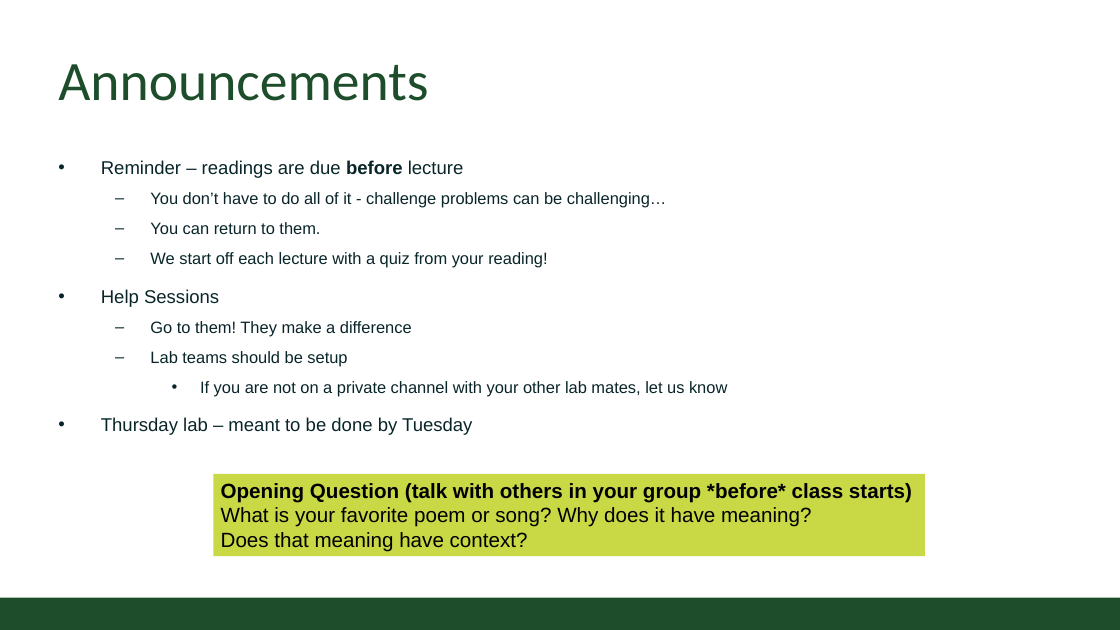
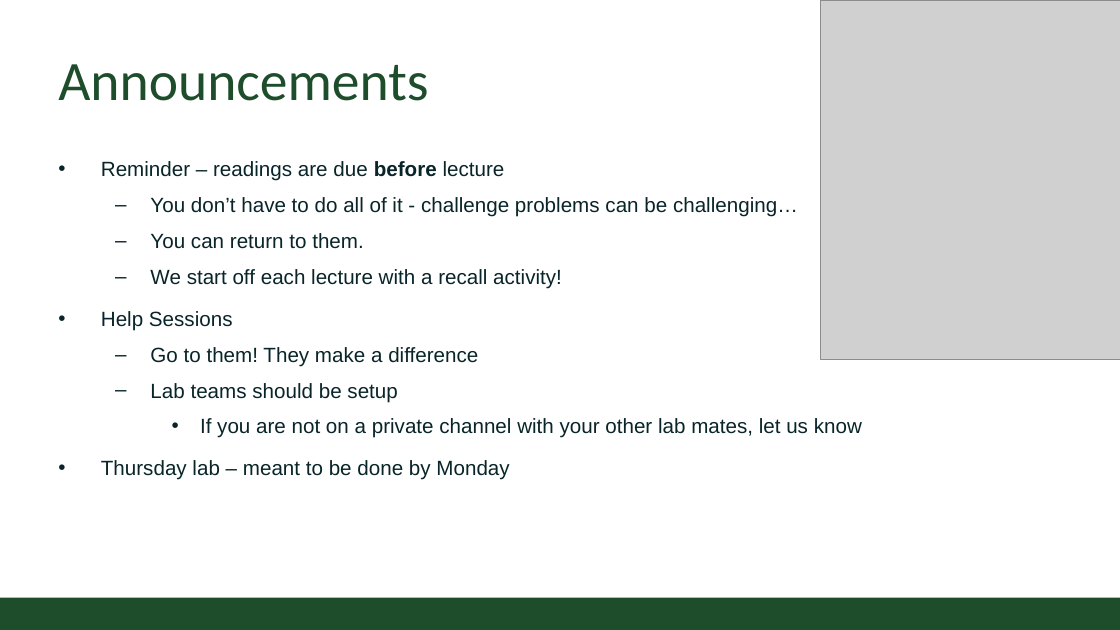
Before and after one commit to CSU-CompSci-CS163-4/Handouts, a slide deck: slide 2 of slides/On-Campus/02_03_CharactersAndStrings.pptx. Drawn at 1120x630 pixels with LibreOffice and Linux fonts; fonts in the diff are those of the drawing; grey boxes stand for pictures; background and template pictures are left out. Boxes give left, top, right and bottom in pixels: in the first picture for what was removed or moved away, otherwise in the second. Text is boxed around its words. In the diff, an @@ line names an element or a change of style, - is before the commit and + after.

Commit message:
Updated lecture

```diff
--- a/slides/On-Campus/02_03_CharactersAndStrings.pptx
+++ b/slides/On-Campus/02_03_CharactersAndStrings.pptx
@@ picture added at [821,0,1120,359] @@
@@ text at [101,161,862,438]: size 18 to 20 pt in "Reminder – readings are due before lecture", "Help Sessions"; size 16 to 20 pt in "You don’t have to do all of ...", "You can return to them.", "Go to them! They make a difference", "Lab teams should be setup" and 1 more places @@
@@ text at [150,269,562,289]: text changed; size 16 to 20 pt @@
-  – We start off each lecture with a quiz from your reading!
+  – We start off each lecture with a recall activity!
@@ text at [101,460,509,480]: text changed; size 18 to 20 pt @@
-• Thursday lab – meant to be done by Tuesday
+• Thursday lab – meant to be done by Monday
@@ rectangle removed at [213,474,925,556] @@
-Opening Question (talk with others in your group *before* class starts)
-What is your favorite poem or song? Why does it have meaning?
-Does that meaning have context?
```
Also in this commit, not shown: 6 other slides changed.
